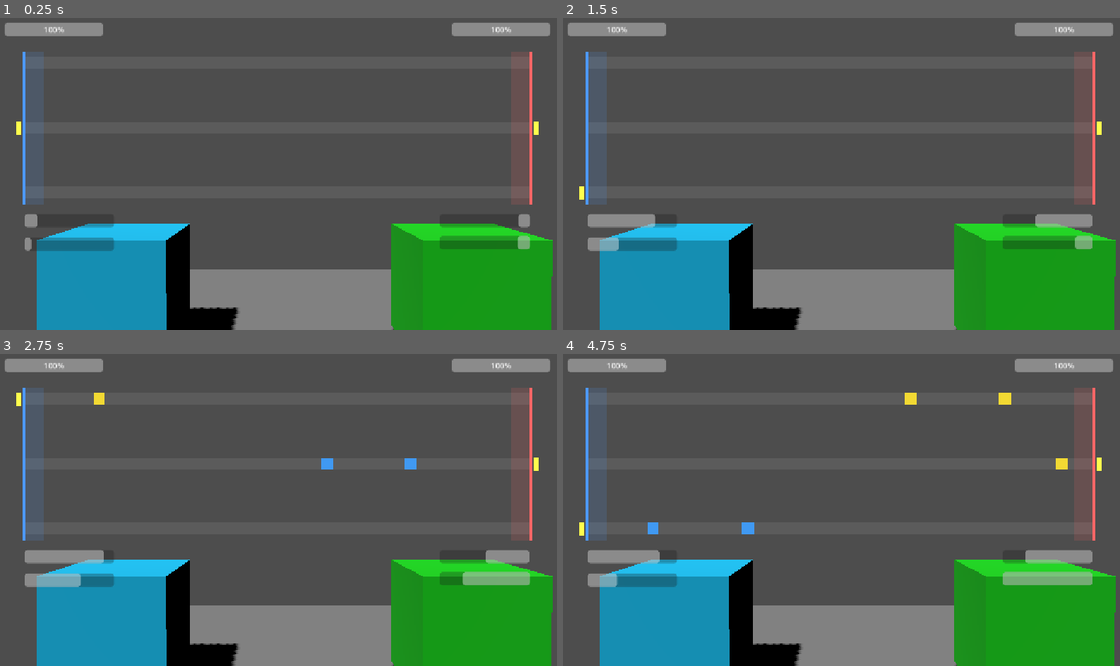
Above: before the commit, frames 1-4 (two rows, left to right).
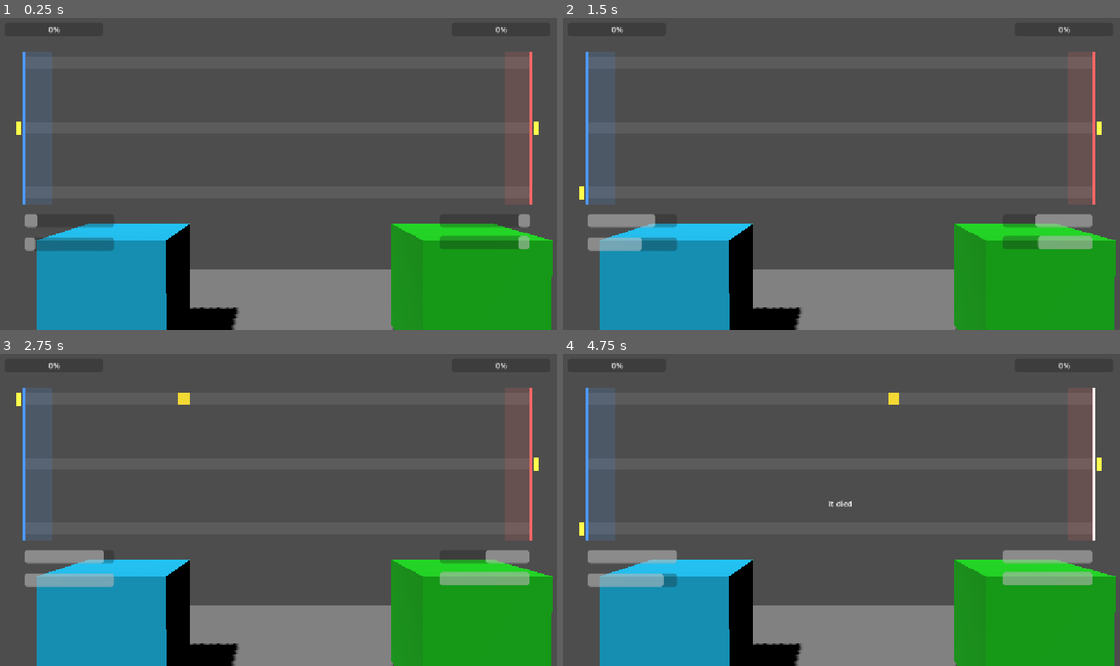
Above: after the commit, the same moments.

Repository: Raphael-Gregori/JamJam
Game: Godot game, scene res://main_scene.tscn
Same seed, same stepped clock (60 frames per second), same inputs: the game is played once before the commit and once after it.
Inputs:
- Up to frame 1 (0.25 s): no input
- Up to frame 2 (1.5 s): hold W (lane_select_up) 0.53-1.28 s; hold Left (P2_combat_action_fast) 0.53-1.28 s; tap Keypad 0 (P2_combat_dodge) at 0.8, 1.35 s; hold S (lane_select_down) from 1.28 s (still down)
- Up to frame 3 (2.75 s): tap Right (P2_combat_parry) at 1.55 s; release S (lane_select_down) at 2.03 s; hold W (lane_select_up) from 2.03 s (still down); hold Right (P2_combat_parry) from 2.03 s (still down); tap D (combat_action_fast) at 2.3 s
- Up to frame 4 (4.75 s): release Right (P2_combat_parry) at 2.78 s; tap D (combat_action_fast) at 2.85 s; tap Space (combat_dodge) at 3.05 s; release W (lane_select_up) at 3.53 s; hold Space (combat_dodge) 3.53-4.28 s; hold S (lane_select_down) from 3.53 s (still down); tap A (combat_parry) at 3.8, 4.35 s; tap Left (P2_combat_action_fast) at 4.55 s

The runs differ from the first frame. In frame 1, 2.5% of the frame differs, in the area x 0-99%, y 1-75%; in frame 2, 3.0%; in frame 3, 3.3%; in frame 4, 4.0%.

Commit message:
add support of the agility and force stats + add helpers functionfor handling calculation

Diff:
--- a/jamjam_godot_project/nouveau-projet-de-jeu/Script/Unit_STATs/P1_stats.tres
+++ b/jamjam_godot_project/nouveau-projet-de-jeu/Script/Unit_STATs/P1_stats.tres
@@ -4,6 +4,9 @@
 
 [resource]
 script = ExtResource("1_vnat5")
+_FORCE = 3
+_AGILITY = 3
+_HP_MAX = 0
+_START_HP = 0
 _DODGE_MAX = 3.0
-_DODGE_COST = 3.0
 metadata/_custom_type_script = "uid://voislg2nlw1r"
--- a/jamjam_godot_project/nouveau-projet-de-jeu/Script/Unit_STATs/P2_stats.tres
+++ b/jamjam_godot_project/nouveau-projet-de-jeu/Script/Unit_STATs/P2_stats.tres
@@ -4,5 +4,7 @@
 
 [resource]
 script = ExtResource("1_vnat5")
+_HP_MAX = 0
 _REGEN_ATK = 0.245
+_START_HP = 0
 metadata/_custom_type_script = "uid://voislg2nlw1r"
--- a/jamjam_godot_project/nouveau-projet-de-jeu/Script/stats.gd
+++ b/jamjam_godot_project/nouveau-projet-de-jeu/Script/stats.gd
@@ -4,6 +4,7 @@
 ## Force
 ##Force that will be used to damage
 @export var _FORCE = 1
+@export var _defense_range = 0.05
 ## Agility of the unit.
 @export var _AGILITY = 1
 ## Speed of the unit.
--- a/jamjam_godot_project/nouveau-projet-de-jeu/Script/turn.gd
+++ b/jamjam_godot_project/nouveau-projet-de-jeu/Script/turn.gd
@@ -87,8 +87,8 @@
 
 	# p_1.gd/p_2.gd already reset _CURRENT_HP to _HP_MAX in their own _ready();
 	# P1/P2 are earlier siblings of CombatHUD so theirs has already run by now.
-	player_hp_bar.max_value = player_unit._STATS._HP_MAX
-	enemy_hp_bar.max_value = enemy_unit._STATS._HP_MAX
+	player_hp_bar.max_value = _hp_max(player_unit)
+	enemy_hp_bar.max_value = _hp_max(enemy_unit)
 	player_hp_bar.value = player_unit._CURRENT_HP
 	enemy_hp_bar.value = enemy_unit._CURRENT_HP
 	player_atk_bar.max_value = _atk_max(player_unit)
@@ -102,23 +102,24 @@
 	result_label.visible = false
 	enemy_lane_selector.visible = enemy_human_controlled
 
-
 # --- Helpers: per-unit "final" stat values ---------------------------------
 # One helper per _STATS value read anywhere in this file. Where a matching
 # global_stats constant exists, the final value is global_stats's shared baseline + the
 # unit's own _STATS bonus (tune both players at once via global_stats, or one
 # unit's standout trait via its _STATS resource); otherwise it just exposes
-# the raw _STATS value under a consistent name. _atk_max/_atk_regen/
-# _dodge_max/_dodge_regen are already wired into _ready()/_process() - the
-# rest are not wired into any call site yet.
+# the raw _STATS value under a consistent name. Every call site in this file
+# reads its stat through one of these instead of touching unit._STATS directly.
 func _hp_max(unit: MeshInstance3D) -> float:
-	return unit._STATS._HP_MAX
+	return unit._STATS._HP_MAX + global_stats._CONST_BASE_HP
 
 func _start_hp(unit: MeshInstance3D) -> float:
-	return unit._STATS._START_HP
+	return unit._STATS._START_HP + global_stats._CONST_BASE_HP
 
 func _damage(unit: MeshInstance3D) -> float:
-	return global_stats._CONST_DAMAGE + unit._STATS._FORCE
+	return global_stats._CONST_DAMAGE +((unit._STATS._FORCE - 1) * global_stats._CONST_BASE_MOD_DAMAGE)
+
+func _defense_zone(unit: MeshInstance3D) -> float:
+	return global_stats._CONST_DEFENSE_ZONE + ((unit._STATS._FORCE - 1) * global_stats._CONST_BASE_MOD_DEF_RANGE)
 
 func _speed(unit: MeshInstance3D) -> float:
 	return global_stats._CONST_SPEED_ACTIONS + unit._STATS._SPEED
@@ -139,13 +140,13 @@
 	return unit._STATS._AGILITY
 
 func _dodge_range(unit: MeshInstance3D) -> float:
-	return global_stats._CONST_DODGE_RANGE + unit._STATS._DODGE_RANGE
+	return global_stats._CONST_DODGE_RANGE + ((unit._STATS._AGILITY - 1) * global_stats._CONST_BASE_MOD_DODGE_RANGE)
 
 func _dodge_max(unit: MeshInstance3D) -> float:
-	return global_stats._CONST_DODGE_RANGE_GAUGE + unit._STATS._DODGE_MAX
+	return global_stats._CONST_DODGE_MAX_GAUGE + ((unit._STATS._AGILITY - 1) * global_stats._CONST_BASE_MOD_DODGE_MAX_GAUGE)
 
 func _dodge_regen(unit: MeshInstance3D) -> float:
-	return global_stats._CONST_DODGE_BASE_REGEN + unit._STATS._REGEN_DODGE
+	return global_stats._CONST_DODGE_BASE_REGEN + ((unit._STATS._AGILITY - 1) * global_stats._CONST_BASE_MOD_DODGE_REGEN)
 
 func _dodge_cost(unit: MeshInstance3D) -> float:
 	return unit._STATS._DODGE_COST
@@ -176,10 +177,10 @@
 	# gets nullified. Sized from the player's own stat block (editable on the
 	# P1 node's Inspector) rather than a fixed value here.
 	dodge_zone.position = Vector2(left_edge_x, edge_top)
-	dodge_zone.size = Vector2(player_unit._STATS._DODGE_RANGE, edge_bottom - edge_top)
-	# Mirrors dodge_zone for the enemy side, from enemy_unit._STATS._DODGE_RANGE.
-	enemy_dodge_zone.position = Vector2(right_edge_x - enemy_unit._STATS._DODGE_RANGE, edge_top)
-	enemy_dodge_zone.size = Vector2(enemy_unit._STATS._DODGE_RANGE, edge_bottom - edge_top)
+	dodge_zone.size = Vector2(_dodge_range(player_unit), edge_bottom - edge_top)
+	# Mirrors dodge_zone for the enemy side, from _dodge_range(enemy_unit).
+	enemy_dodge_zone.position = Vector2(right_edge_x - _dodge_range(enemy_unit), edge_top)
+	enemy_dodge_zone.size = Vector2(_dodge_range(enemy_unit), edge_bottom - edge_top)
 	player_hitbox.position = Vector2(left_edge_x - 4.0, edge_top)
 	player_hitbox.size = Vector2(6.0, edge_bottom - edge_top)
 	enemy_hitbox.position = Vector2(right_edge_x - 2.0, edge_top)
@@ -208,30 +209,30 @@
 		enemy_lane_selector.visible = enemy_human_controlled
 		return
 	if event.is_action_pressed("combat_action_fast"):
-		if player_unit._is_atk_ready(player_unit._STATS._FAST_COST):
-			player_unit._consume_atk(player_unit._STATS._FAST_COST)
+		if player_unit._is_atk_ready(_fast_cost(player_unit)):
+			player_unit._consume_atk(_fast_cost(player_unit))
 			_spawn_action(selected_lane, "player", "fast")
 	elif event.is_action_pressed("combat_parry"):
-		if player_unit._is_atk_ready(player_unit._STATS._PARRY_COST):
-			player_unit._consume_atk(player_unit._STATS._PARRY_COST)
+		if player_unit._is_atk_ready(_parry_cost(player_unit)):
+			player_unit._consume_atk(_parry_cost(player_unit))
 			_spawn_action(selected_lane, "player", "defense")
 	elif event.is_action_pressed("combat_dodge"):
-		if player_unit._is_dodge_ready(player_unit._STATS._DODGE_COST):
-			player_unit._consume_dodge(player_unit._STATS._DODGE_COST)
+		if player_unit._is_dodge_ready(_dodge_cost(player_unit)):
+			player_unit._consume_dodge(_dodge_cost(player_unit))
 			_resolve_dodge()
 	elif not enemy_human_controlled:
 		return
 	elif event.is_action_pressed("P2_combat_action_fast"):
-		if enemy_unit._is_atk_ready(enemy_unit._STATS._FAST_COST):
-			enemy_unit._consume_atk(enemy_unit._STATS._FAST_COST)
+		if enemy_unit._is_atk_ready(_fast_cost(enemy_unit)):
+			enemy_unit._consume_atk(_fast_cost(enemy_unit))
 			_spawn_action(enemy_selected_lane, "enemy", "fast")
 	elif event.is_action_pressed("P2_combat_parry"):
-		if enemy_unit._is_atk_ready(enemy_unit._STATS._PARRY_COST):
-			enemy_unit._consume_atk(enemy_unit._STATS._PARRY_COST)
+		if enemy_unit._is_atk_ready(_parry_cost(enemy_unit)):
+			enemy_unit._consume_atk(_parry_cost(enemy_unit))
 			_spawn_action(enemy_selected_lane, "enemy", "defense")
 	elif event.is_action_pressed("P2_combat_dodge"):
-		if enemy_unit._is_dodge_ready(enemy_unit._STATS._DODGE_COST):
-			enemy_unit._consume_dodge(enemy_unit._STATS._DODGE_COST)
+		if enemy_unit._is_dodge_ready(_dodge_cost(enemy_unit)):
+			enemy_unit._consume_dodge(_dodge_cost(enemy_unit))
 			_resolve_enemy_dodge()
 
 
@@ -304,8 +305,8 @@
 		"side": side,
 		"type_key": type_key,
 		"type": type,
-		"speed": unit._STATS._SPEED,
-		"damage": unit._STATS._FORCE,
+		"speed": _speed(unit),
+		"damage": _damage(unit),
 		"x": left_edge_x if side == "player" else right_edge_x,
 		"target_x": target_x,
 		"node": node,
@@ -352,7 +353,7 @@
 	if enemy_human_controlled:
 		return
 	var type_key: String = ["fast", "defense"][randi() % 2]
-	var cost: float = enemy_unit._STATS._FAST_COST if type_key == "fast" else enemy_unit._STATS._PARRY_COST
+	var cost: float = _fast_cost(enemy_unit) if type_key == "fast" else _parry_cost(enemy_unit)
 	if not enemy_unit._is_atk_ready(cost):
 		return
 	enemy_unit._consume_atk(cost)
@@ -432,7 +433,7 @@
 	var i := actions.size() - 1
 	while i >= 0:
 		var dict_actions: Dictionary = actions[i]
-		if dict_actions["side"] == "enemy" and dict_actions["x"] - left_edge_x <= player_unit._STATS._DODGE_RANGE:
+		if dict_actions["side"] == "enemy" and dict_actions["x"] - left_edge_x <= _dodge_range(player_unit):
 			dict_actions["node"].queue_free()
 			actions.remove_at(i)
 		i -= 1
@@ -444,7 +445,7 @@
 	var i := actions.size() - 1
 	while i >= 0:
 		var dict_actions: Dictionary = actions[i]
-		if dict_actions["side"] == "player" and right_edge_x - dict_actions["x"] <= enemy_unit._STATS._DODGE_RANGE:
+		if dict_actions["side"] == "player" and right_edge_x - dict_actions["x"] <= _dodge_range(enemy_unit):
 			dict_actions["node"].queue_free()
 			actions.remove_at(i)
 		i -= 1
@@ -455,7 +456,7 @@
 # vice versa. HP bars read back from the unit after damage so they never
 # drift from the stat block that actually owns the value.
 func _resolve_hit(dict_stats: Dictionary) -> void:
-	var damage: int = dict_stats["damage"]
+	var damage: float = dict_stats["damage"]
 	if dict_stats["side"] == "player":
 		enemy_unit._take_damage(damage)
 		enemy_hp_bar.value = enemy_unit._CURRENT_HP
@@ -488,8 +489,8 @@
 func _debug_print_unit_stats(label: String, unit: MeshInstance3D, header_hex: String) -> void:
 	print_rich("[b][color=#%s]── %s stats ──[/color][/b]" % [header_hex, label])
 	print_rich("  [color=lime][b]HP[/b][/color]    HP_MAX=%s  START_HP=%s" \
-		% [unit._STATS._HP_MAX, unit._STATS._START_HP])
-	print_rich("  [color=yellow][b]ATK[/b][/color]   FORCE=%s  SPEED=%s  REGEN_ATK=%s  ATK_MAX=%s  FAST_COST=%s  PARRY_COST=%s" \
-		% [unit._STATS._FORCE, unit._STATS._SPEED, unit._STATS._REGEN_ATK, unit._STATS._ATK_MAX, unit._STATS._FAST_COST, unit._STATS._PARRY_COST])
+		% [_hp_max(unit), _start_hp(unit)])
+	print_rich("  [color=yellow][b]ATK[/b][/color]   DMG=%s DEF_ZONE=%s SPEED=%s  REGEN_ATK=%s  ATK_MAX=%s  FAST_COST=%s  PARRY_COST=%s" \
+		% [_damage(unit), _defense_zone(unit),_speed(unit), _atk_regen(unit), _atk_max(unit), _fast_cost(unit), _parry_cost(unit)])
 	print_rich("  [color=aqua][b]DODGE[/b][/color] AGILITY=%s  REGEN_DODGE=%s  DODGE_MAX=%s  DODGE_RANGE=%s  DODGE_COST=%s" \
-		% [unit._STATS._AGILITY, unit._STATS._REGEN_DODGE, unit._STATS._DODGE_MAX, unit._STATS._DODGE_RANGE, unit._STATS._DODGE_COST])
+		% [_agility(unit), _dodge_regen(unit), _dodge_max(unit), _dodge_range(unit), _dodge_cost(unit)])
--- a/jamjam_godot_project/nouveau-projet-de-jeu/global_stats.gd
+++ b/jamjam_godot_project/nouveau-projet-de-jeu/global_stats.gd
@@ -1,8 +1,18 @@
 extends Node
 class_name Global_stats
 
+@export var _CONST_BASE_HP = 50
 
+@export var _CONST_BASE_FORCE = 1
 @export var _CONST_DAMAGE = 1.0
+@export var _CONST_BASE_MOD_DAMAGE = 1.0
+@export var _CONST_BASE_MOD_DEF_RANGE = 0.05
+
+
+@export var _CONST_BASE_SPEED = 1
+@export var _CONST_BASE_AGIL = 1
+
+
 @export var _CONST_DEFENSE_ZONE = 0.3
 @export var _CONST_PA_GAUGE = 2.0
 
@@ -11,11 +21,15 @@
 
 @export var _CONST_SPEED_ACTIONS = 400
 
-
+## UNITÉ en pixels
 @export var _CONST_DODGE_RANGE = 52.0
+## UNITÉ en pixels
+@export var _CONST_BASE_MOD_DODGE_RANGE = 2
 
 
-@export var _CONST_DODGE_RANGE_GAUGE = 1.0
+@export var _CONST_DODGE_MAX_GAUGE = 1.0
+@export var _CONST_BASE_MOD_DODGE_MAX_GAUGE = 0.1
 
 
 @export var _CONST_DODGE_BASE_REGEN = 0.4
+@export var _CONST_BASE_MOD_DODGE_REGEN = 0.04
--- a/jamjam_godot_project/nouveau-projet-de-jeu/main_scene.tscn
+++ b/jamjam_godot_project/nouveau-projet-de-jeu/main_scene.tscn
@@ -5,7 +5,6 @@
 [ext_resource type="Script" uid="uid://lmtheqghinio" path="res://Script/p_2.gd" id="2_gyfs4"]
 [ext_resource type="Script" uid="uid://doj13ka3wtnq4" path="res://Script/turn.gd" id="2_turn"]
 [ext_resource type="Resource" uid="uid://csujsv4ijd551" path="res://Script/Unit_STATs/P2_stats.tres" id="3_p2stats"]
-[ext_resource type="Script" uid="uid://db44cdwi3wlcp" path="res://global_stats.gd" id="6_hq1ik"]
 
 [sub_resource type="BoxMesh" id="BoxMesh_14and"]
 
@@ -81,13 +80,6 @@
 grow_vertical = 2
 mouse_filter = 2
 script = ExtResource("2_turn")
-lane_count = null
-lane_margin = null
-lane_height = null
-lane_area_top_ratio = null
-lane_area_bottom_ratio = null
-player_unit_path = null
-enemy_unit_path = null
 
 [node name="Lane0" type="ColorRect" parent="CombatHUD/Root" unique_id=2001000006]
 layout_mode = 0
@@ -244,6 +236,3 @@
 offset_bottom = 483.0
 fill_mode = 1
 show_percentage = false
-
-[node name="Global_stats" type="Node3D" parent="." unique_id=668874312]
-script = ExtResource("6_hq1ik")
